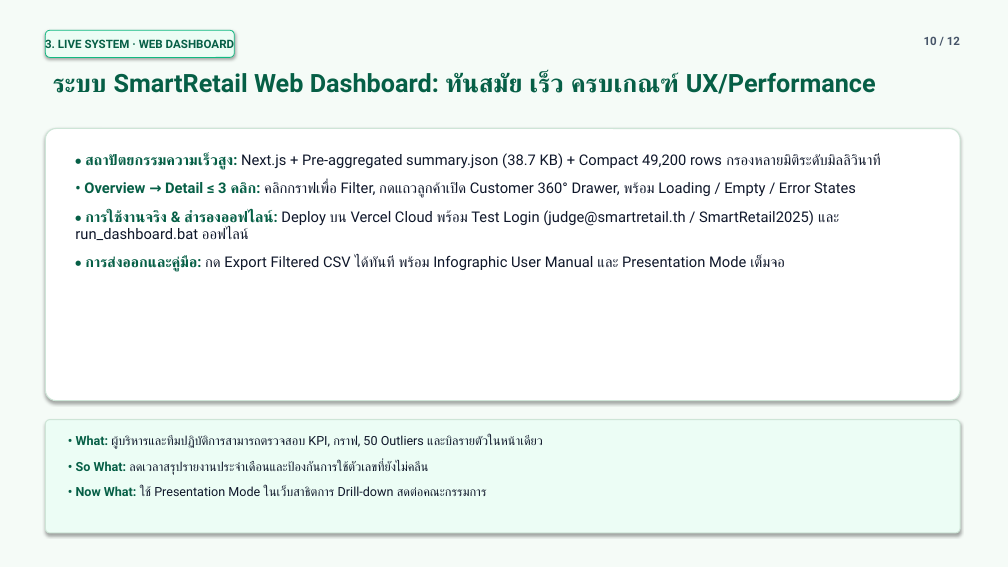
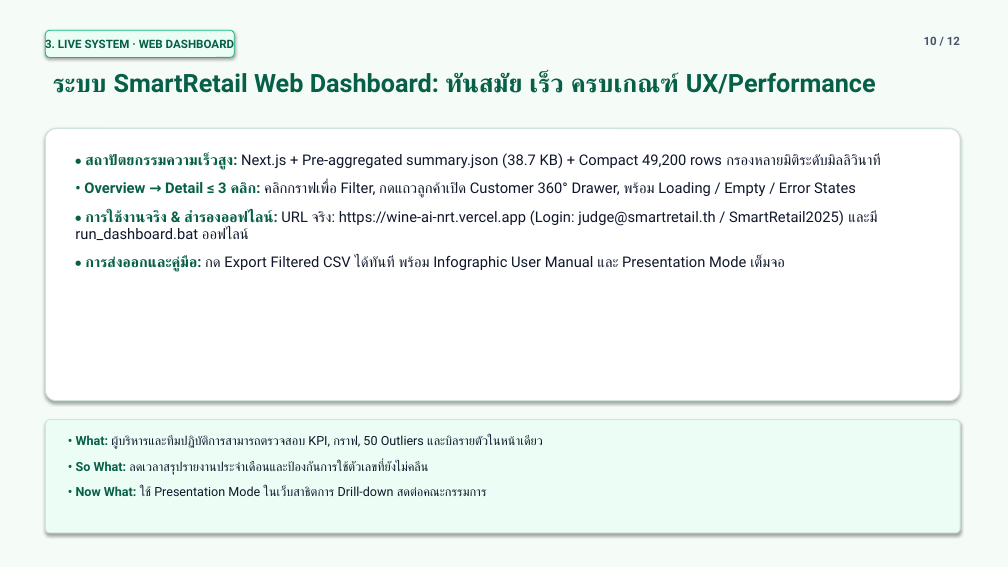
Before and after one commit to app339969-lgtm/wine-ai-nrt, a slide deck: slide 10 of slides/SmartRetail_Presentation.pptx. Drawn at 1008x567 pixels with LibreOffice and Linux fonts; fonts in the diff are those of the drawing. Boxes give left, top, right and bottom in pixels: in the first picture for what was removed or moved away, otherwise in the second. Text is boxed around its words. In the diff, an @@ line names an element or a change of style, - is before the commit and + after.

Commit message:
docs: embed live Vercel URL into infographic, slides, and deploy guide

```diff
--- a/slides/SmartRetail_Presentation.pptx
+++ b/slides/SmartRetail_Presentation.pptx
@@ text at <box>75,210,877,240</box>: text changed @@
-• การใช้งานจริง & สำรองออฟไลน์: Deploy บน Vercel Cloud พร้อม Test Login (judge@smartretail.th / SmartRetail2025) และ run_dashboard.bat ออฟไลน์
+• การใช้งานจริง & สำรองออฟไลน์: URL จริง: https://wine-ai-nrt.vercel.app (Login: judge@smartretail.th / SmartRetail2025) และมี run_dashboard.bat ออฟไลน์
```
Also in this commit, not shown: 1 other slide changed, 4 other files.
